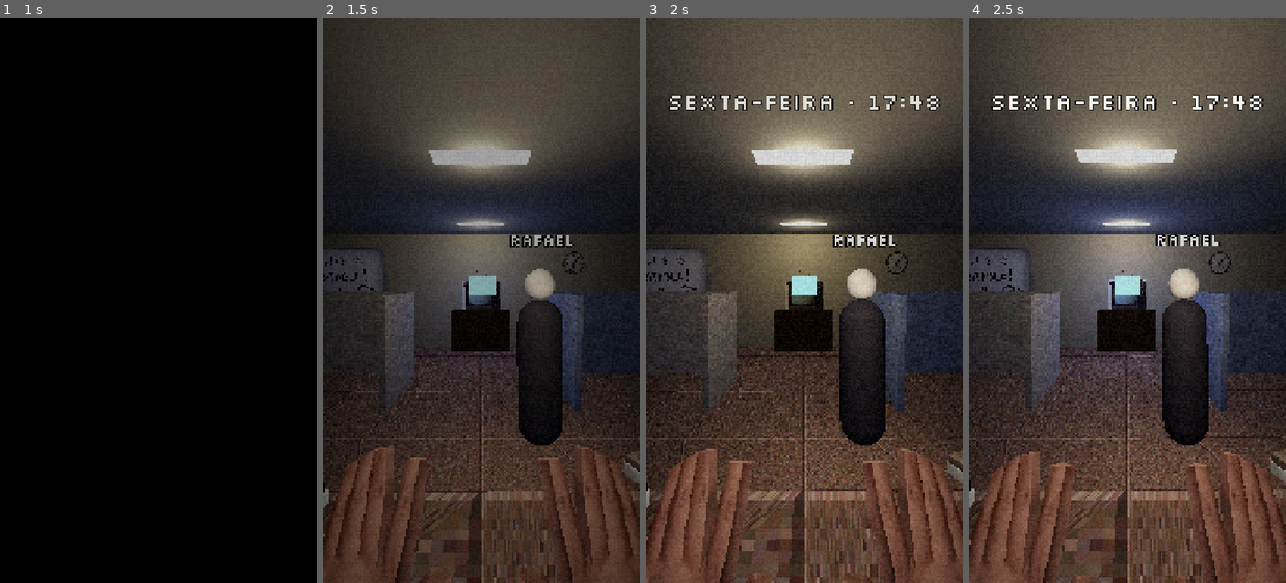
Above: before the commit, frames 1-4 (left to right).
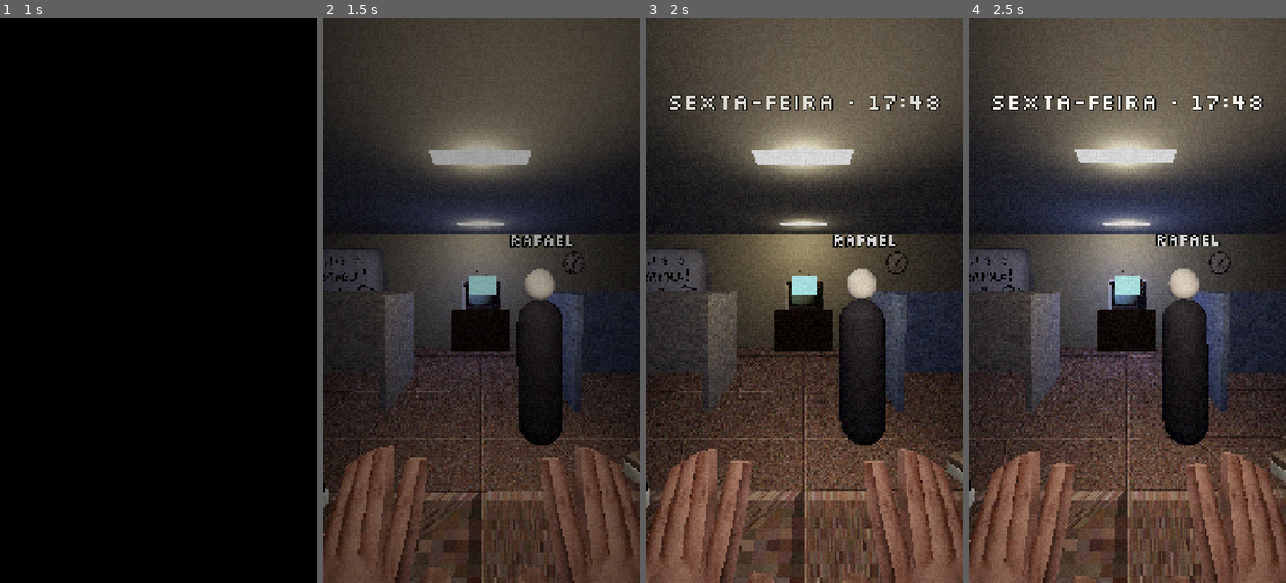
Above: after the commit, the same moments.

Repository: motathi/terror_game
Game: Godot game, scene res://scenes/main_menu.tscn
Same seed, same stepped clock (60 frames per second), same inputs: the game is played once before the commit and once after it.
Inputs (mouse positions are in pixels of both pictures, inside the frame that each line leads up to):
- Up to frame 1 (1 s): click "JOGAR" at 0.5 s
- Up to frame 2 (1.5 s): tap Enter (ui_accept) at 1.25 s; move the mouse to (551, 272) at 1.27 s; hold Right (ui_right) from 1.28 s (still down); click (551, 272) at 1.42 s
- Up to frame 3 (2 s): keep holding Right (ui_right); tap Enter (ui_accept) at 1.52 s
- Up to frame 4 (2.5 s): release Right (ui_right) at 2 s; drag from (1064, 328) to (1111, 413) at 2.02 s

Frame 1 is identical in both runs. In frame 2, 0.3% of the frame differs, in the area x 0-99%, y 75-100%; in frame 3, 0.9%; in frame 4, 1.0%, in the area x 0-99%, y 76-100%.

Commit message:
Mãos: sem mapeamento afim e com luz própria (deformavam e sumiam no escuro)
Co-Authored-By: Claude Opus 5.5 <noreply@anthropic.com>
Claude-Session: https://claude.ai/code/session_01BRBsijJUpArFHXiZDYghN5

Diff:
--- a/game/scripts/stage/stage.gd
+++ b/game/scripts/stage/stage.gd
@@ -196,12 +196,24 @@
 	hands = Node3D.new()
 	camera.add_child(hands)
 	for side in HAND_FILES:
-		var path: String = AssetLib.TP + HAND_FILES[side]
-		var inst := AssetLib.spawn(path, Vector3.ZERO)
+		var inst := AssetLib.spawn(AssetLib.TP + HAND_FILES[side], Vector3.ZERO)
 		AssetLib.psxify(inst)
-		var meshes := inst.find_children("*", "MeshInstance3D", true, false)
-		for mi in meshes:
-			print("[maos] ", side, " existe=", ResourceLoader.exists(path), " malha=", mi.name, " aabb=", (mi as MeshInstance3D).get_aabb(), " visivel=", mi.is_visible_in_tree())
+		# Colado na câmera, o mapeamento afim e o tremido do PSX deformam demais:
+		# nas mãos fica desligado, e a pele ganha um pouco de luz própria.
+		for mi in inst.find_children("*", "MeshInstance3D", true, false):
+			var m := mi as MeshInstance3D
+			for i in m.mesh.get_surface_count():
+				var mat := (m.get_active_material(i) as ShaderMaterial)
+				if mat == null:
+					continue
+				mat = mat.duplicate()
+				mat.set_shader_parameter("affine_strength", 0.0)
+				mat.set_shader_parameter("snap_resolution", 900.0)
+				var tex = mat.get_shader_parameter("albedo_tex")
+				if tex:
+					mat.set_shader_parameter("emission_tex", tex)
+					mat.set_shader_parameter("emission_strength", 0.45)
+				m.set_surface_override_material(i, mat)
 		var pivot := Node3D.new()
 		pivot.add_child(inst)
 		hands.add_child(pivot)
